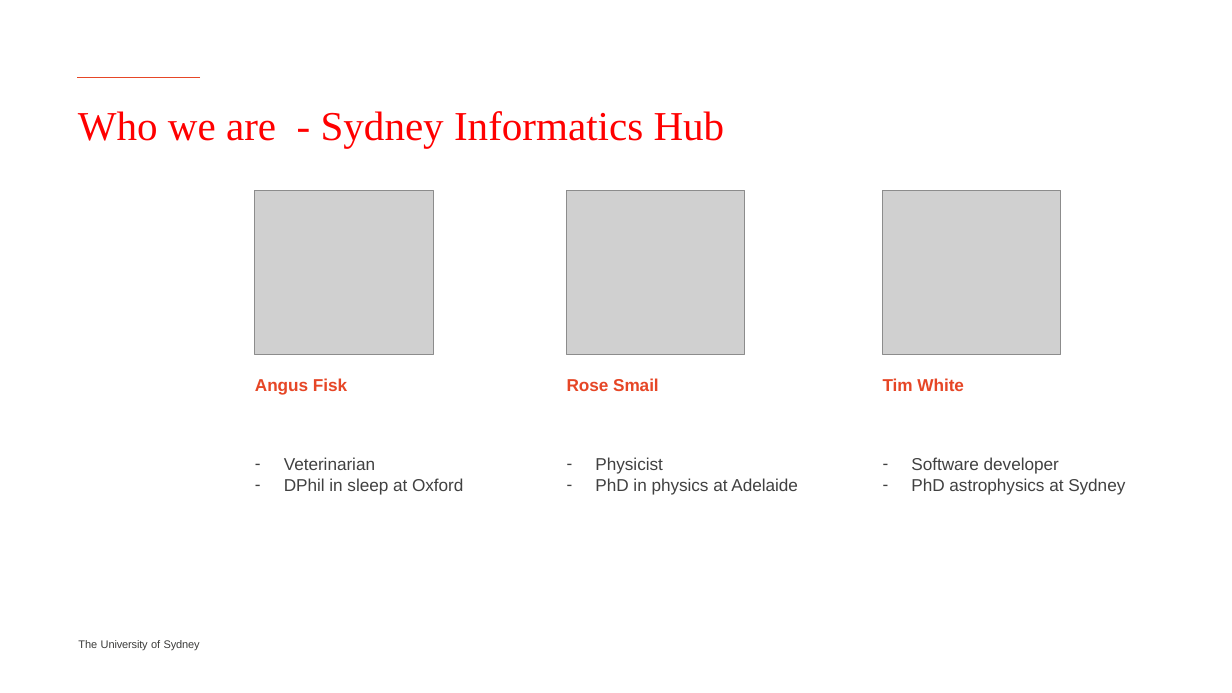
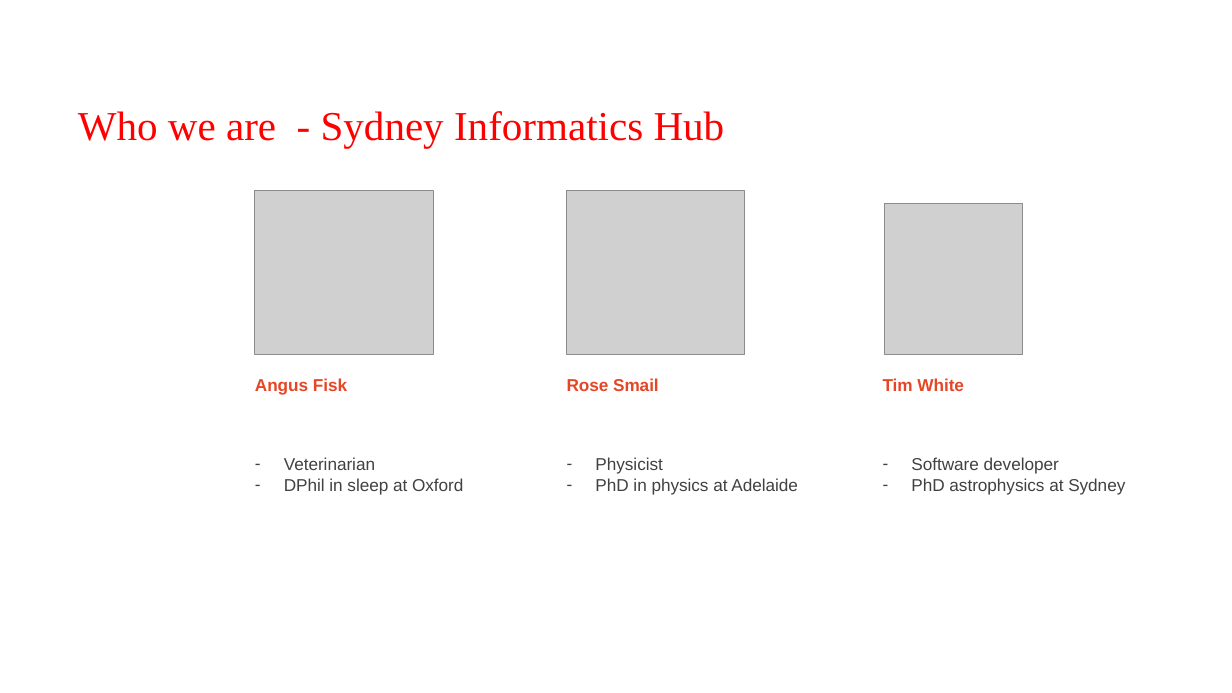
Before and after one commit to Sydney-Informatics-Hub/EDAinR, a slide deck: slide 4 of eda_r.pptx (slide 3 before the commit). Drawn at 1232x693 pixels with LibreOffice and Linux fonts; fonts in the diff are those of the drawing; grey boxes stand for pictures. Boxes give left, top, right and bottom in pixels: in the first picture for what was removed or moved away, otherwise in the second. Text is boxed around its words. In the diff, an @@ line names an element or a change of style, - is before the commit and + after.

```diff
--- a/eda_r.pptx
+++ b/eda_r.pptx
@@ freeform shape removed at bbox=[77, 78, 200, 78] @@
@@ picture: place and size @@
-picture at bbox=[883, 190, 1061, 355]
+picture at bbox=[884, 203, 1023, 355]
@@ text removed at bbox=[78, 640, 200, 650] @@
-The University of Sydney
```
Also in this commit, not shown: 5 other slides changed, 9 slides added, 1 slide removed, 4 other files.
